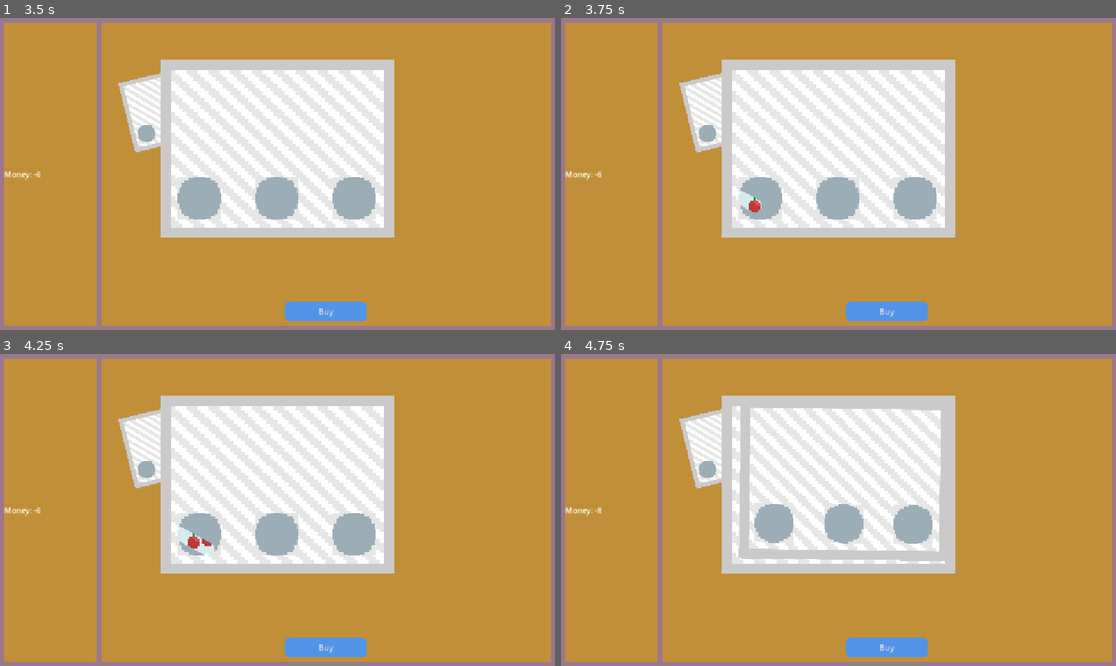
Above: before the commit, frames 1-4 (two rows, left to right).
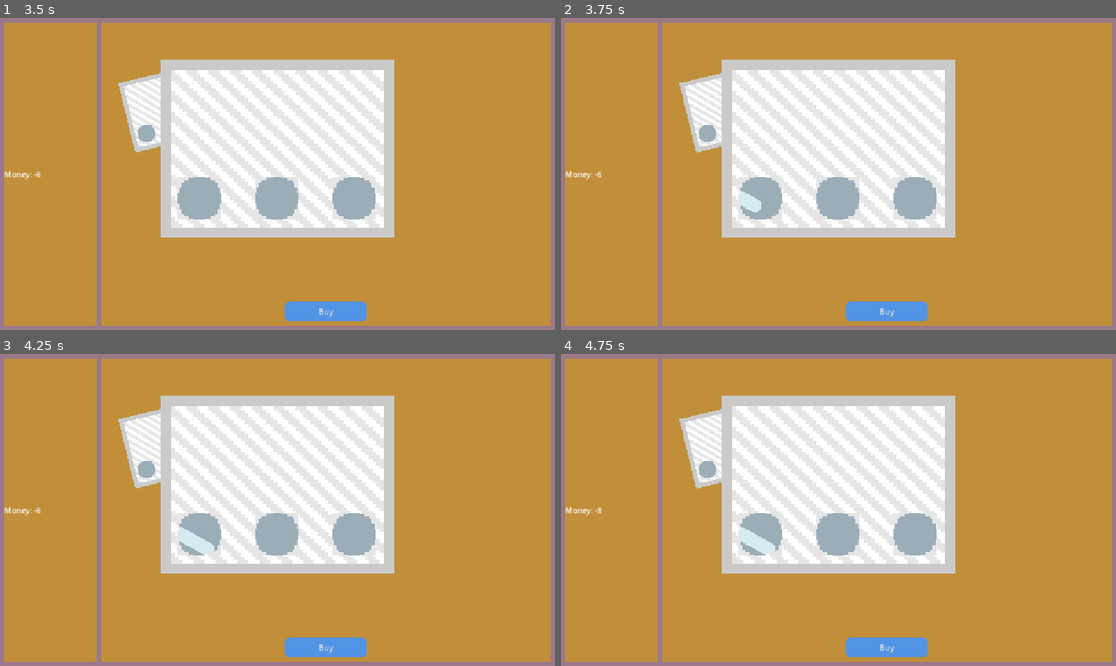
Above: after the commit, the same moments.

Repository: Drag-Sama/IdleGambling
Game: Godot game, scene res://Scene/main.tscn
The game is run twice, just before and just after one commit, with the same random seed, the same clock (stepped at 60 frames per second) and the same inputs.
Inputs (mouse positions are in pixels of both pictures, inside the frame that each line leads up to):
- Up to frame 1 (3.5 s): click "Buy" at 0.5 s; click "Buy" at 1.25 s; click "Buy" at 2 s; move the mouse to (399, 158) at 2.77 s; click (399, 158) at 2.92 s
- Up to frame 2 (3.75 s): drag from (727, 189) to (810, 236) at 3.52 s
- Up to frame 3 (4.25 s): no input
- Up to frame 4 (4.75 s): tap Enter at 4.25 s; move the mouse to (894, 441) at 4.27 s; click (894, 441) at 4.42 s

Frame 1 is identical in both runs. In frame 2, less than 0.1% of the frame differs, in the area x 33-36%, y 57-63%; in frame 3, 0.1%; in frame 4, 9.5%, in the area x 31-70%, y 16-67%.
Error after the commit: Invalid access to property or key '<null>' on a base object of type 'Array'. (res://Scripts/Ticket/ScratchZone.gd:30)

Commit message:
cant select ticket if one is already selected + each value has its own chance

Diff:
--- a/Scripts/Ticket/ScratchMain.gd
+++ b/Scripts/Ticket/ScratchMain.gd
@@ -21,8 +21,14 @@
 
 var _max_zone_value = 2
 var _min_zone_value = 0
+var _value_proba = [40, 30, 30]
 
 signal is_selected()
+
+static var current_selected: Node = null
+
+func _can_interact() -> bool:
+	return current_selected == null or current_selected == self
 
 func _ready():
 	claim.visible = false
@@ -42,10 +48,19 @@
 	for i in range(INSTANCE_COUNT):
 		_spawn(Vector2(space * i, 200))
 
+func _get_random_value():
+	var random_value = randi_range(1, 100)
+	var proba = 0
+	for i in range(_min_zone_value, _max_zone_value+1):
+		proba += _value_proba[i]
+		if random_value < proba:
+			return i
+
+
 func _spawn(pos: Vector2): #Fais spawn une zone
 	var scratchZone_instance = scratchZone.instantiate()
 	scratchZone_instance.position = pos
-	scratchZone_instance.value = randi_range(_min_zone_value, _max_zone_value)
+	scratchZone_instance.value = _get_random_value()
 	scratchZone_instance.revealed.connect(_on_zone_revealed)
 	self.is_selected.connect(scratchZone_instance.on_selected)
 	background.add_child(scratchZone_instance)
@@ -62,6 +77,9 @@
 
 
 func _on_background_gui_input(event: InputEvent) -> void: #Se déclenche quand on clique sur le ticket
+	if not _can_interact():
+		return  # un autre ticket est sélectionné
+
 	if event is InputEventMouseButton && !_is_selected:
 		if event.button_index == MOUSE_BUTTON_LEFT:
 			if event.pressed:
@@ -75,6 +93,7 @@
 				if _hold_timer.time_left > 0 and not _is_dragging: #Quand on clique
 					_hold_timer.stop()
 					_is_selected = true
+					current_selected = self
 					is_selected.emit()
 					_selected_animation()
 
@@ -106,9 +125,11 @@
 	tween.tween_property(self, "rotation", 0.0, 0.4)
 	tween.tween_property(self, "scale", Vector2(target_scale, target_scale), 0.4)
 
-	print(self.z_index)
-
 
 func _on_claim_pressed() -> void:
 	MoneyManager.updateMoney(_ticket_value)
 	self.queue_free()
+
+func _exit_tree() -> void: #Lorsqu'on supprime le ticket
+	if current_selected == self:
+		current_selected = null
--- a/Scripts/Ticket/TicketMain.gd
+++ b/Scripts/Ticket/TicketMain.gd
@@ -2,7 +2,7 @@
 
 var ticket = preload("res://Object/Ticket.tscn")
 
-func _on_buy_button_pressed() -> void:
+func _on_buy_button_pressed() -> void: #Quand on appuit sur le bouton Buy
 	MoneyManager.updateMoney(-2)
 	var ticket_instance = ticket.instantiate()
 
